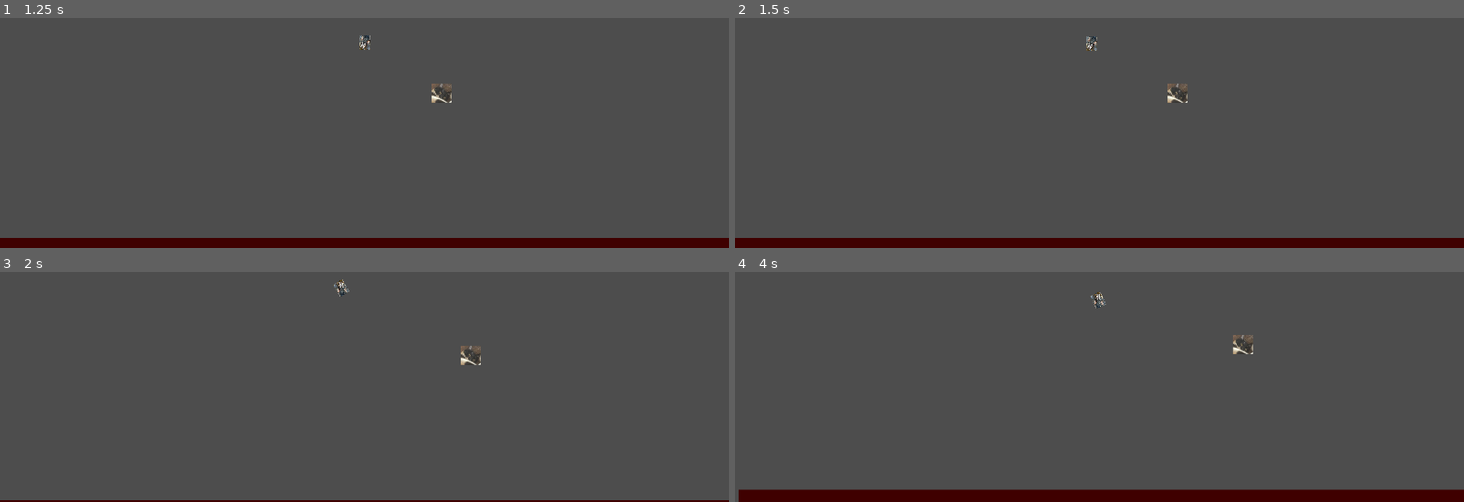
Above: before the commit, frames 1-4 (two rows, left to right).
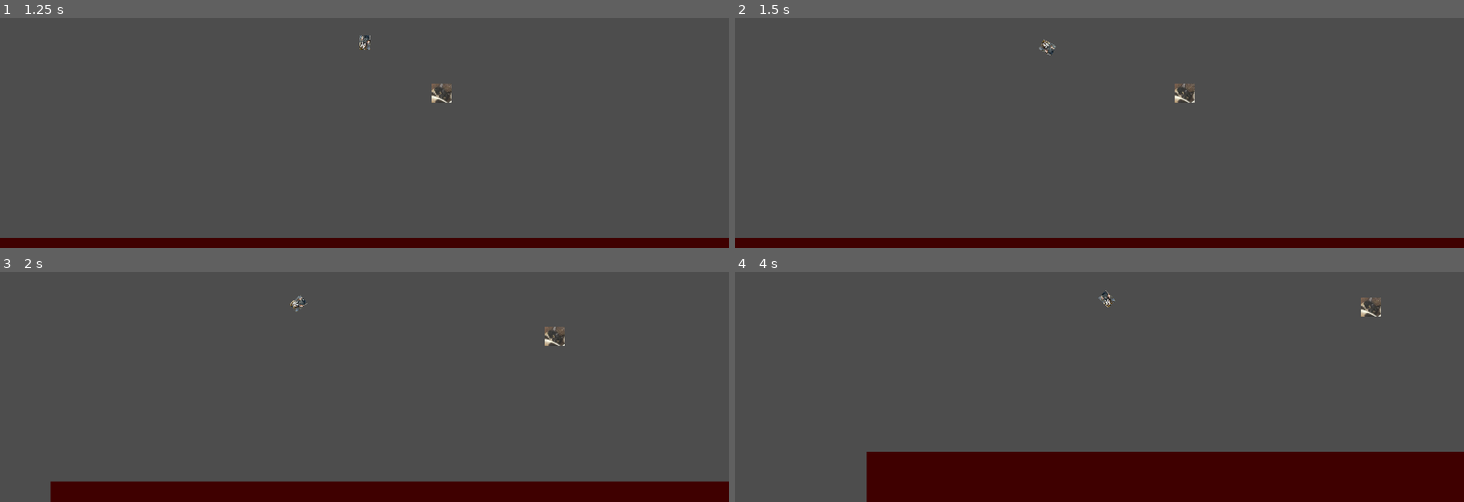
Above: after the commit, the same moments.

Repository: travisbstop/HammerGamePrototype
Game: Godot game, scene res://game.tscn
Two runs of this game, one before a commit and one after it. Both use one fixed random seed, a clock stepped at 60 frames per second and the inputs below.
Inputs (mouse positions are in pixels of both pictures, inside the frame that each line leads up to):
- Up to frame 1 (1.25 s): tap Enter at 0.5 s; move the mouse to (524, 22) at 0.52 s; press the mouse at (524, 22) at 0.53 s
- Up to frame 2 (1.5 s): tap Space at 1.25 s; move the mouse to (953, 64) at 1.27 s; release the mouse at (953, 64) at 1.28 s; right-click (953, 64) at 1.35 s
- Up to frame 3 (2 s): no input
- Up to frame 4 (4 s): move the mouse to (outside the picture) at 2.02 s; press the mouse at (outside the picture) at 2.03 s; move the mouse to (1063, 380) at 2.77 s; release the mouse at (1063, 380) at 2.78 s; right-click (1063, 380) at 2.85 s; move the mouse to (1318, 359) at 3.52 s; press the mouse at (1318, 359) at 3.53 s

Frame 1 is identical in both runs. In frame 2, 0.3% of the frame differs, in the area x 41-64%, y 7-37%; in frame 3, 8.2%; in frame 4, 15%, in the area x 0-100%, y 7-100%.
Error before the commit: Invalid access to property or key 'position' on a base object of type 'null instance'. (res://simple_enemy/simple_enemy_states/chasing.gd:13)
Error after the commit: Invalid access to property or key 'position' on a base object of type 'null instance'. (res://simple_enemy/simple_enemy_states/chasing.gd:12)

Commit message:
expose max_speed variable on basic enemy

Diff:
--- a/enemy_state_machine/enemy_state.gd
+++ b/enemy_state_machine/enemy_state.gd
@@ -2,7 +2,8 @@
 extends Node
 
 var parent: RigidBody2D
-var force: int
+var force_towards_player: int
+var max_speed: int
 
 func enter() -> void:
 	pass
--- a/enemy_state_machine/enemy_state_machine.gd
+++ b/enemy_state_machine/enemy_state_machine.gd
@@ -5,10 +5,11 @@
 
 var current_state: EnemyState
 
-func init(parent: SimpleEnemy, force: int = 15000) -> void:
+func init(parent: SimpleEnemy, force_towards_player: int, max_speed: int) -> void:
 	for child in get_children():
 		child.parent = parent
-		child.force = force
+		child.force_towards_player = force_towards_player
+		child.max_speed = max_speed
 	change_state(starting_state)
 
 
--- a/game.tscn
+++ b/game.tscn
@@ -26,7 +26,6 @@
 
 [node name="Hammer" parent="." node_paths=PackedStringArray("cursor_animatable_body_2d", "cursor_pinjoint_2d") instance=ExtResource("5_0vqd2")]
 position = Vector2(786, 265)
-mass = 2.0
 gravity_scale = 0.0
 cursor_animatable_body_2d = NodePath("../CursorAnimatableBody2D")
 cursor_pinjoint_2d = NodePath("../CursorAnimatableBody2D/CursorPinjoint2D")
--- a/simple_enemy/simple_enemy.gd
+++ b/simple_enemy/simple_enemy.gd
@@ -5,10 +5,13 @@
 var state_machine = $EnemyStateMachine
 
 @export
-var force: int = 100000
+var force_towards_player: int = 150000
+
+@export
+var max_speed: int = 1500
 
 func _ready() -> void:
-	state_machine.init(self, force)
+	state_machine.init(self, force_towards_player, max_speed)
 
 func _unhandled_input(event: InputEvent) -> void:
 	state_machine.process_input(event)
--- a/simple_enemy/simple_enemy_states/chasing.gd
+++ b/simple_enemy/simple_enemy_states/chasing.gd
@@ -3,7 +3,6 @@
 var player_node: RigidBody2D
 
 func enter() -> void:
-	print("enter chasing state")
 	player_node = get_tree().root.get_child(0).get_node('Player')
 
 func exit() -> void:
@@ -11,11 +10,11 @@
 
 func process_physics(delta) -> EnemyState:
 	var direction_towards_player = parent.position.direction_to(player_node.position)
-	var acceleration = (direction_towards_player * force * delta)/parent.mass
+	var acceleration = (direction_towards_player * force_towards_player * delta)/parent.mass
 
 	var new_velocity = parent.linear_velocity + acceleration
 	#
-	if parent.linear_velocity.length() < 1500 or new_velocity.length() < 1500:
+	if parent.linear_velocity.length() < max_speed or new_velocity.length() < max_speed:
 		parent.apply_force(acceleration)
 
 
